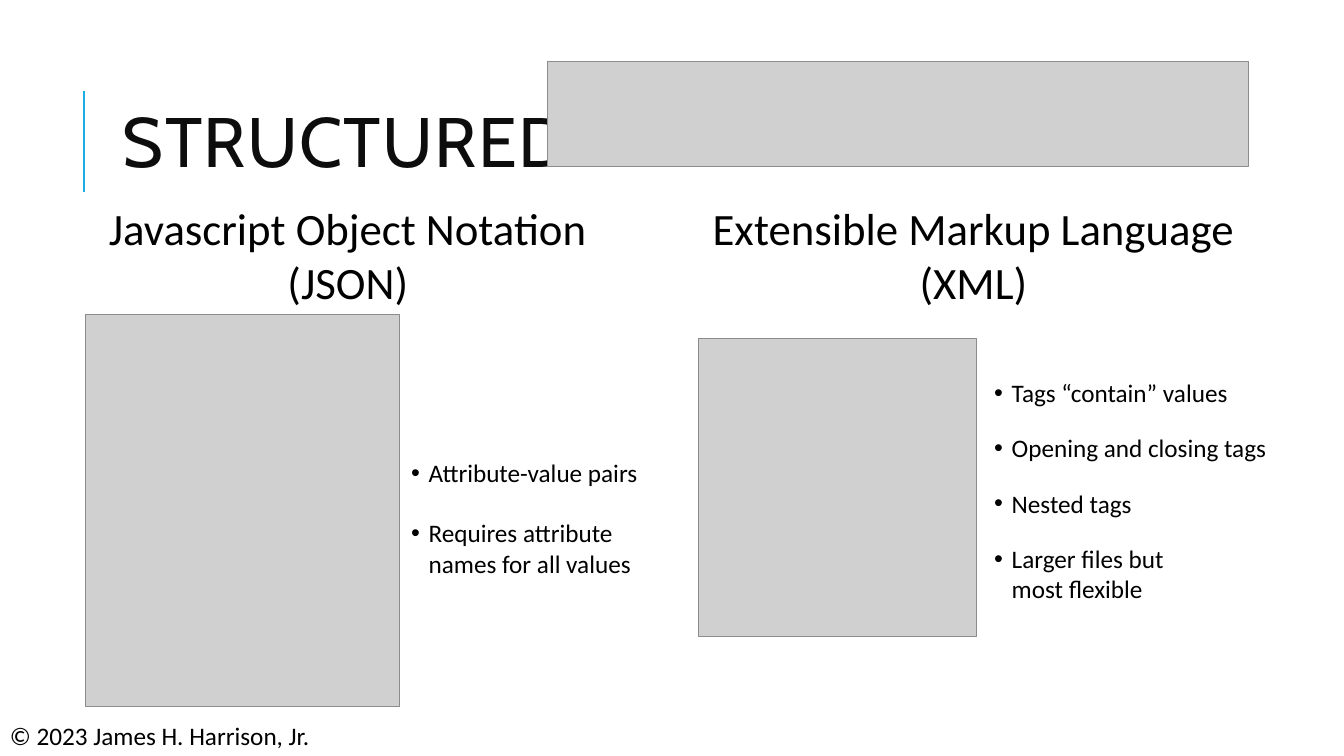
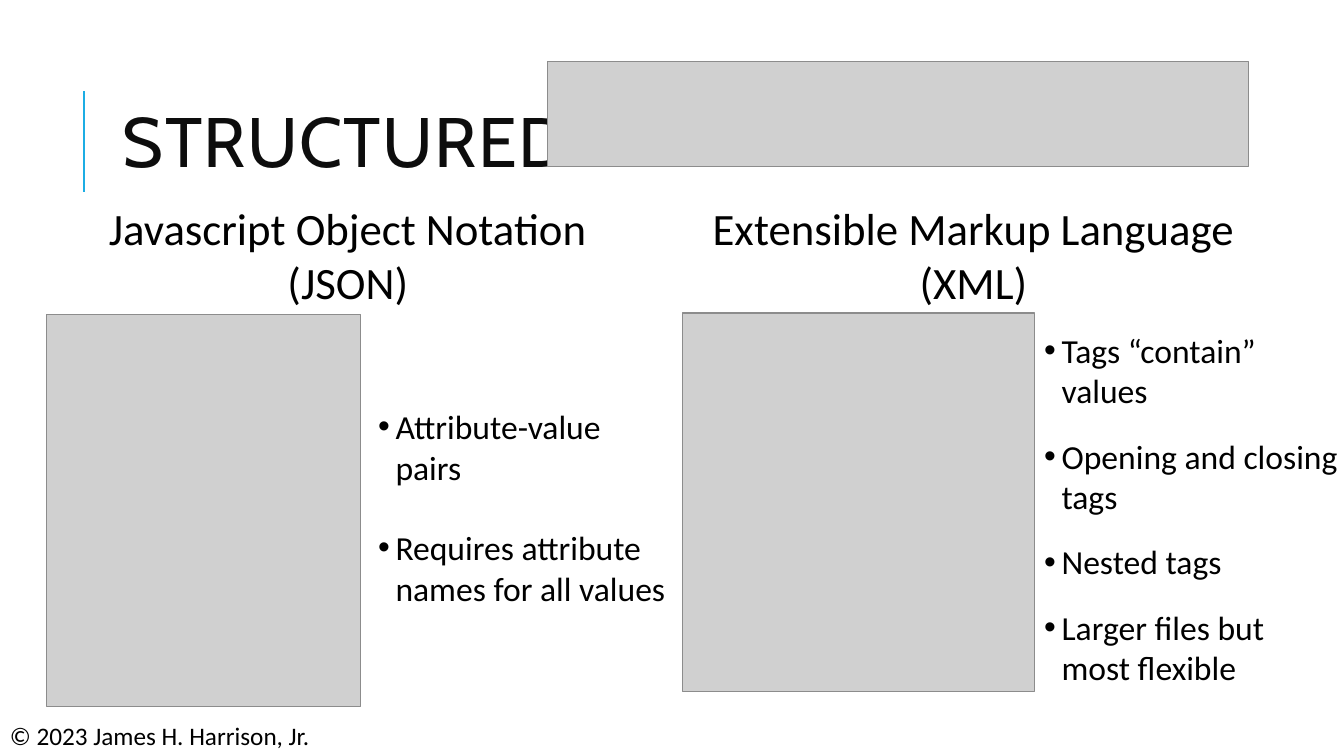
Before and after one commit to pcmathias/MSACL-data-literacy, a slide deck: slide 32 of presentations/DS 100 - Data Literacy and Management Basics.pptx (slide 30 before the commit). Drawn at 1344x756 pixels with LibreOffice and Linux fonts; fonts in the diff are those of the drawing; grey boxes stand for pictures. Boxes give left, top, right and bottom in pixels: in the first picture for what was removed or moved away, otherwise in the second. Text is boxed around its words. In the diff, an @@ line names an element or a change of style, - is before the commit and + after.

```diff
--- a/presentations/DS 100 - Data Literacy and Management Basics.pptx
+++ b/presentations/DS 100 - Data Literacy and Management Basics.pptx
@@ picture: place and size @@
-picture at bbox=[86, 315, 399, 707]
+picture at bbox=[46, 315, 360, 707]
@@ picture: place and size @@
-picture at bbox=[699, 339, 977, 637]
+picture at bbox=[683, 314, 1035, 692]
@@ text "Tags “contain” values" at bbox=[1062, 339, 1338, 681]: size 18 to 24 pt @@
@@ text "Tags “contain” values": place and size @@
-text "Tags “contain” values" at bbox=[1012, 384, 1266, 599]
+text "Tags “contain” values" at bbox=[1062, 339, 1338, 681]
@@ text "Attribute-value pairs": place and size @@
-text "Attribute-value pairs" at bbox=[429, 464, 637, 574]
+text "Attribute-value pairs" at bbox=[396, 415, 665, 602]
@@ text "Attribute-value pairs" at bbox=[396, 415, 665, 602]: size 18 to 24 pt @@
```
Also in this commit, not shown: 13 other slides changed, 10 slides added.
